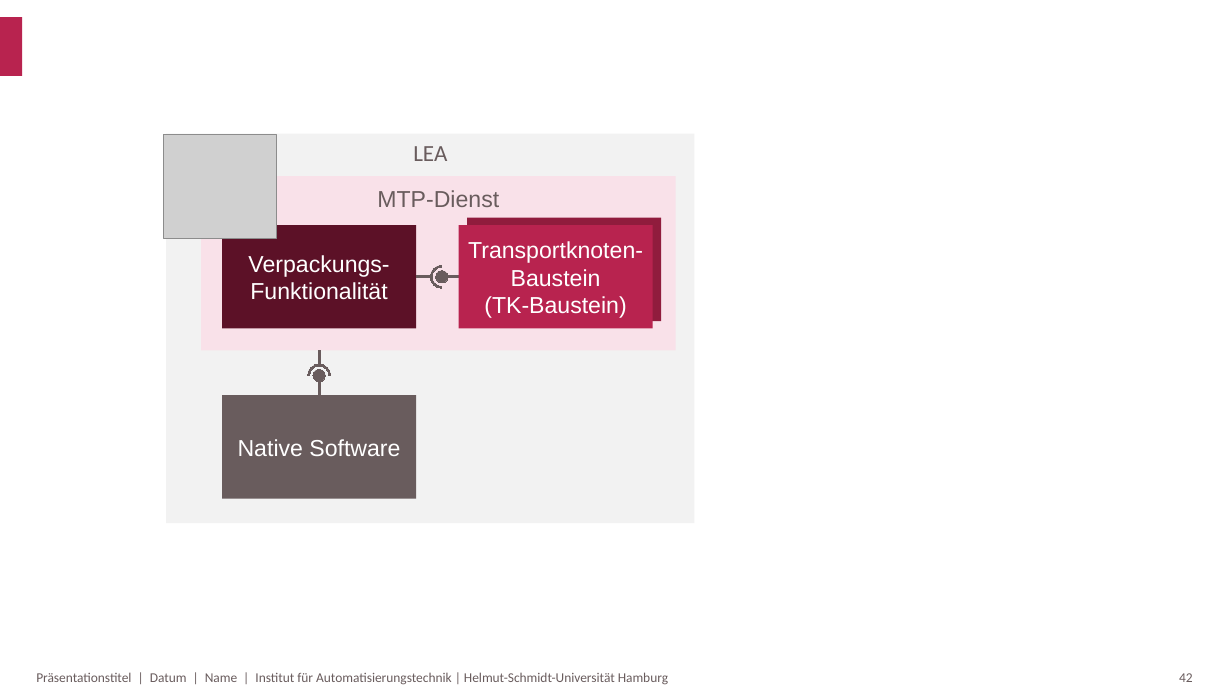
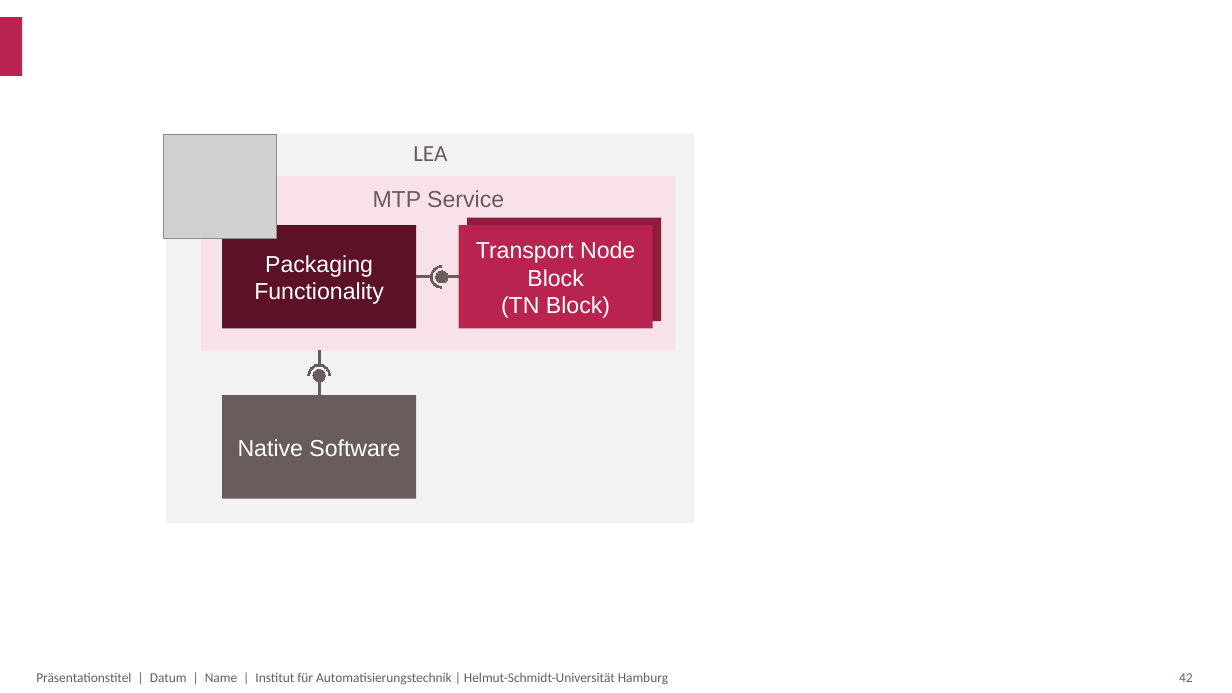
Before and after one commit to Blumi102/MTP4Logistics, a slide deck: slide 43 of Images/Abbildungen.pptx. Drawn at 1232x693 pixels with LibreOffice and Linux fonts; fonts in the diff are those of the drawing; grey boxes stand for pictures; background and template pictures are left out. Boxes give left, top, right and bottom in pixels: in the first picture for what was removed or moved away, otherwise in the second. Text is boxed around its words. In the diff, an @@ line names an element or a change of style, - is before the commit and + after.

```diff
--- a/Images/Abbildungen.pptx
+++ b/Images/Abbildungen.pptx
@@ text in rectangle at (373,190,504,207): text changed @@
-MTP-Dienst
+MTP Service
@@ text in rectangle at (254,255,384,304): text changed @@
-Verpackungs-Funktionalität
+Packaging Functionality
@@ text in rectangle at (476,241,635,318): text changed @@
-Transportknoten-Baustein
-(TK-Baustein)
+Transport Node Block
+(TN Block)
```
Also in this commit, not shown: 4 other slides changed, 35 other files.
